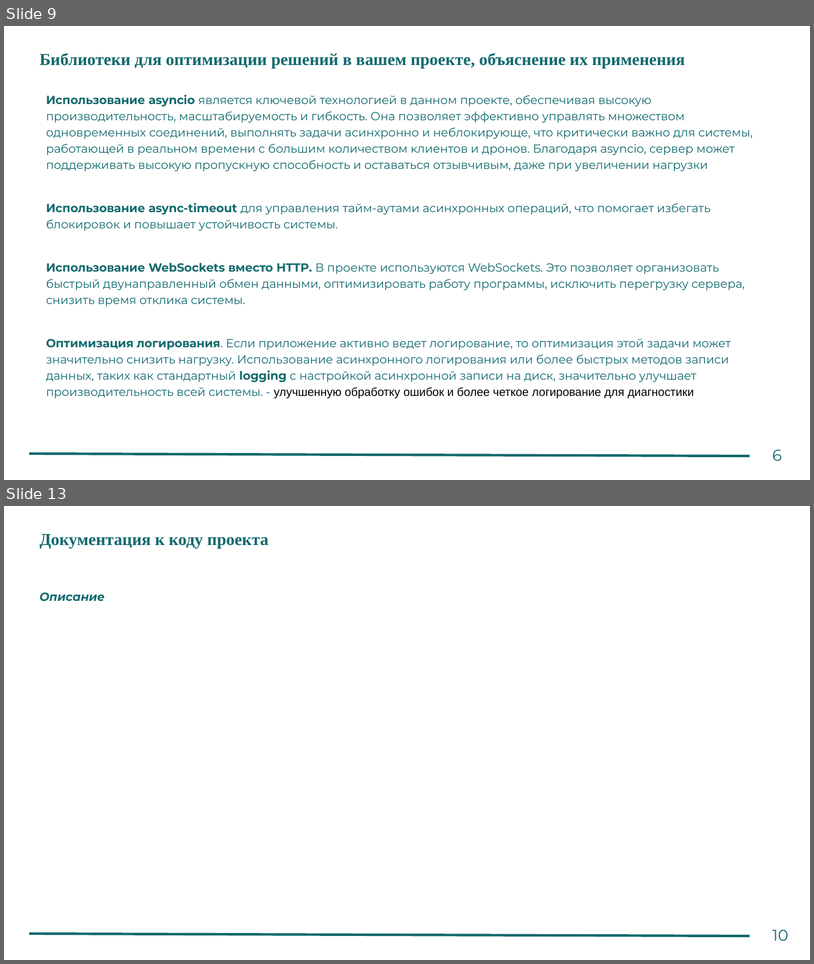
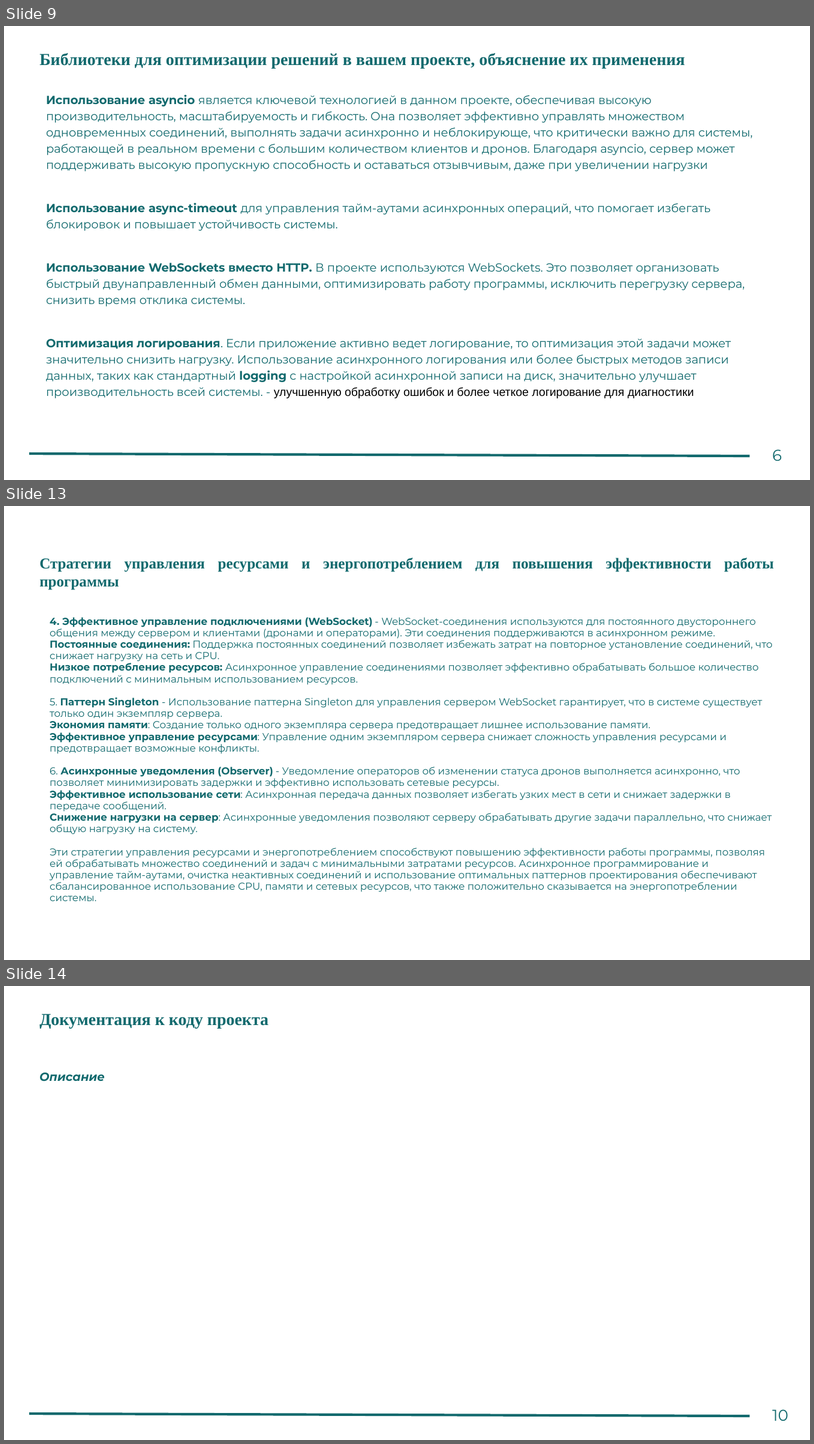
Before and after one commit to White2e/BPLAFinalCert, a slide deck: Python_разработка_для_БПЛА_паттерны_проектирования,_API_интерфейсы+(6).pptx. Shown one above the other, each under a label of ours: slides 9 and 13 before the commit, slides 9, 13 and 14 after it; the slides between them are not shown. The pictures are 814x964 and 814x1444 pixels, drawn with LibreOffice and Linux fonts; fonts in the diff are those of the drawing. Boxes give left, top, right and bottom in pixels: in the first picture for what was removed or moved away, otherwise in the second. Text is boxed around its words. In the diff, an @@ line names an element or a change of style, - is before the commit and + after.

```diff
--- a/Python_разработка_для_БПЛА_паттерны_проектирования,_API_интерфейсы+(6).pptx
+++ b/Python_разработка_для_БПЛА_паттерны_проектирования,_API_интерфейсы+(6).pptx
@@ slide 13 added at <box>4,506,810,960</box>, background #FFFFFF @@
@@ title added at <box>39,558,774,590</box>, 13.5 pt, text #11696D, bold @@
+Стратегии управления ресурсами и энергопотреблением для повышения эффективности работы программы
@@ text added at <box>50,617,773,901</box>, 9 pt, text #11696D @@
+4. Эффективное управление подключениями (WebSocket) - WebSocket-соединения используются для постоянного двустороннего общения между сервером и клиентами (дронами и операторами). Эти соединения поддерживаются в асинхронном режиме.
+Постоянные соединения: Поддержка постоянных соединений позволяет избежать затрат на повторное установление соединений, что снижает нагрузку на сеть и CPU.
+Низкое потребление ресурсов: Асинхронное управление соединениями позволяет эффективно обрабатывать большое количество подключений с минимальным использованием ресурсов.
+5. Паттерн Singleton - Использование паттерна Singleton для управления сервером WebSocket гарантирует, что в системе существует только один экземпляр сервера.
+Экономия памяти: Создание только одного экземпляра сервера предотвращает лишнее использование памяти.
+Эффективное управление ресурсами: Управление одним экземпляром сервера снижает сложность управления ресурсами и предотвращает возможные конфликты.
+6. Асинхронные уведомления (Observer) - Уведомление операторов об изменении статуса дронов выполняется асинхронно, что позволяет минимизировать задержки и эффективно использовать сетевые ресурсы.
+Эффективное использование сети: Асинхронная передача данных позволяет избегать узких мест в сети и снижает задержки в передаче сообщений.
+Снижение нагрузки на сервер: Асинхронные уведомления позволяют серверу обрабатывать другие задачи параллельно, что снижает общую нагрузку на систему.
+Эти стратегии управления ресурсами и энергопотреблением способствуют повышению эффективности работы программы, позволяя ей обрабатывать множество соединений и задач с минимальными затратами ресурсов. Асинхронное программирование и управление тайм-аутами, очистка неактивных соединений и использование оптимальных паттернов проектирования обеспечивают сбалансированное использование CPU, памяти и сетевых ресурсов, что также положительно сказывается на энергопотреблении системы.
@@ what was slide 13 is now slide 14 @@
```
Also in this commit, not shown: 3 slides changed, 2 other files.
